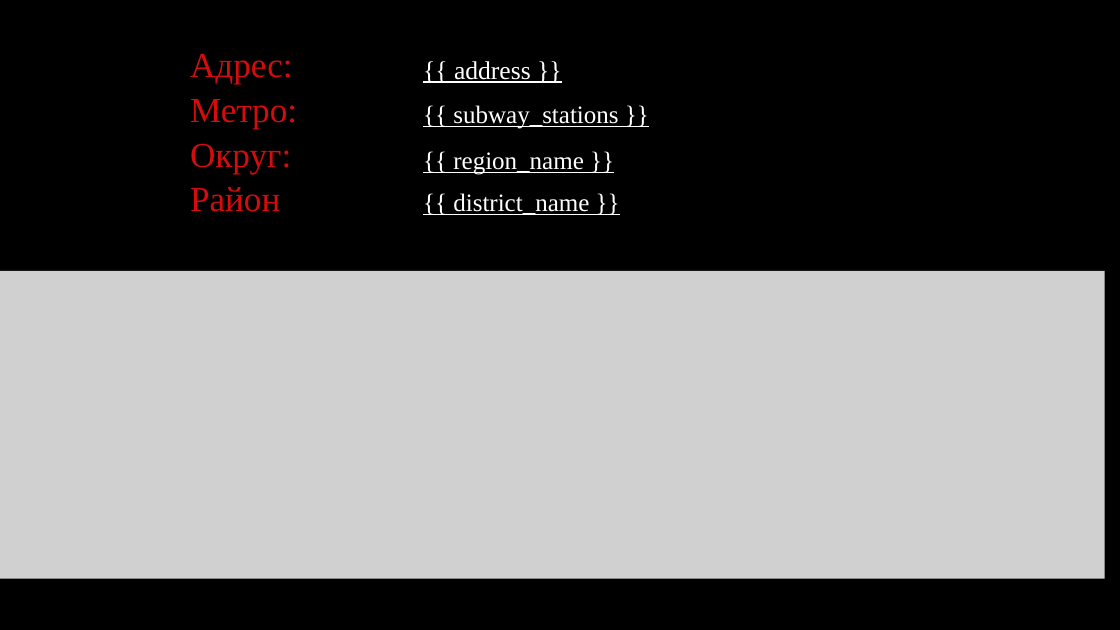
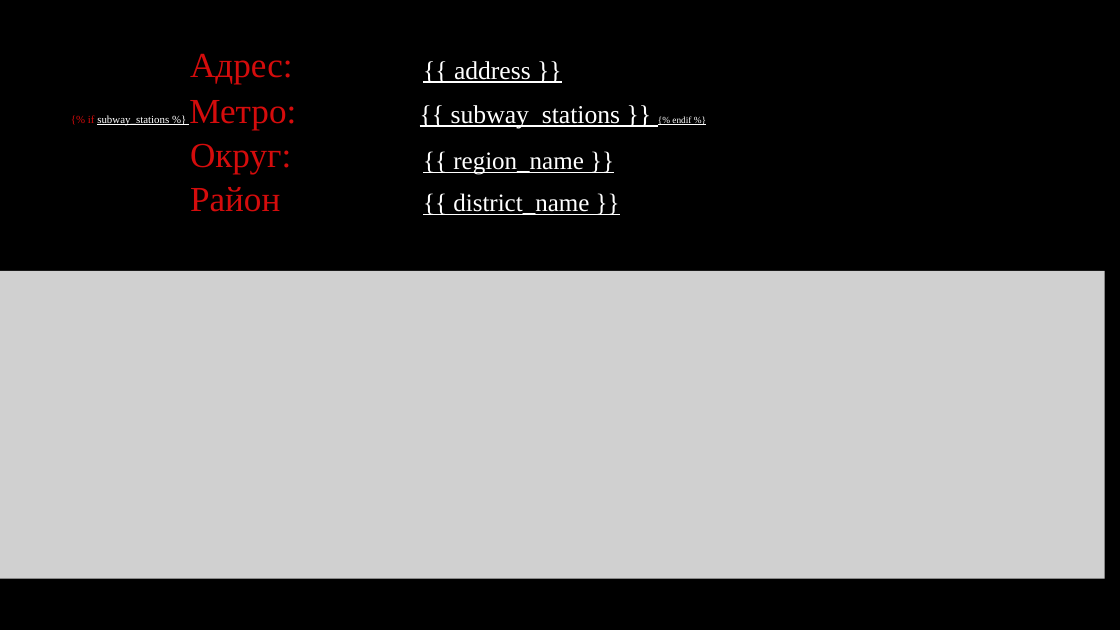
Before and after one commit to ipodprugin/pptx-generator, a slide deck: slide 1 of templates/template.pptx. Drawn at 1120x630 pixels with LibreOffice and Linux fonts; fonts in the diff are those of the drawing; grey boxes stand for pictures. Boxes give left, top, right and bottom in pixels: in the first picture for what was removed or moved away, otherwise in the second. Text is boxed around its words. In the diff, an @@ line names an element or a change of style, - is before the commit and + after.

```diff
--- a/templates/template.pptx
+++ b/templates/template.pptx
@@ text added at (x1=88, y1=100, x2=691, y2=130), 14 pt, text #FFFFFF, underline @@
+{% if subway_stations %} Метро: {{ subway_stations }} {% endif %}
@@ text removed at (x1=453, y1=105, x2=618, y2=129) @@
-{{ subway_stations }}
```
Also in this commit, not shown: 3 other files.
